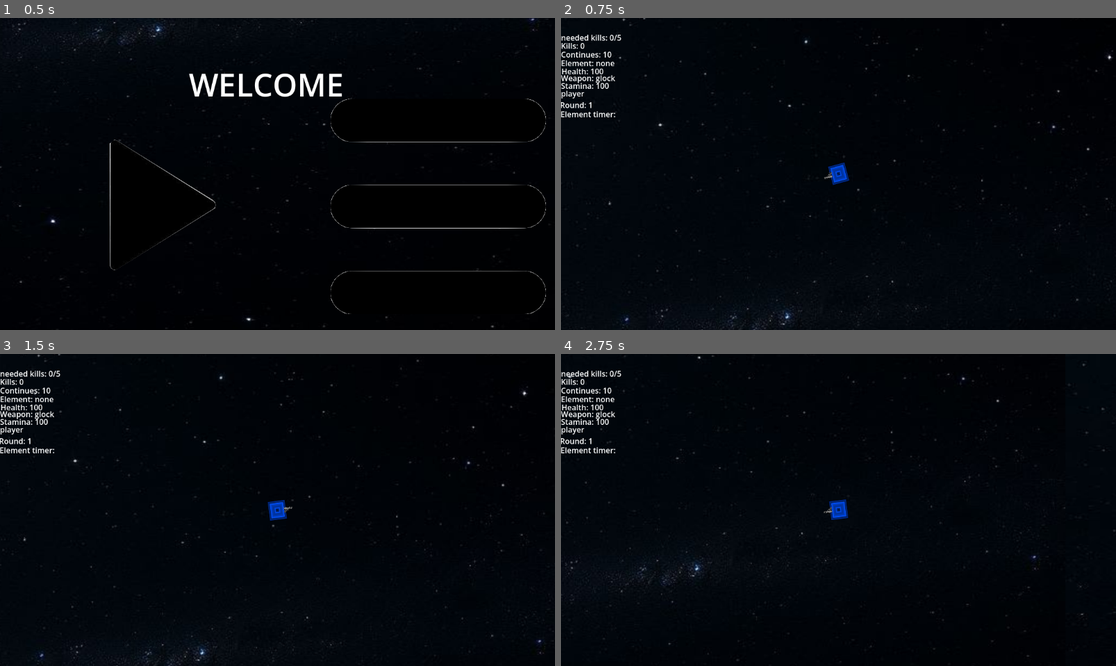
Above: before the commit, frames 1-4 (two rows, left to right).
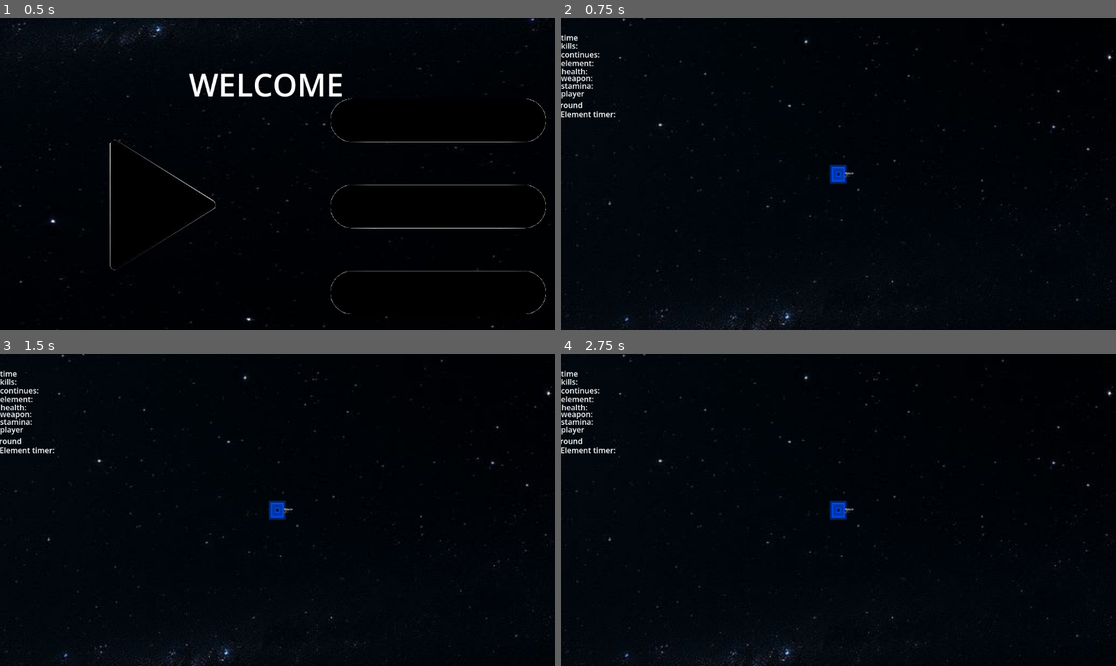
Above: after the commit, the same moments.

Repository: dreaemporer-sketch/menestrate
Game: Godot game, scene res://scenes/starting.tscn
The game is run twice, just before and just after one commit, with the same random seed, the same clock (stepped at 60 frames per second) and the same inputs.
Inputs (mouse positions are in pixels of both pictures, inside the frame that each line leads up to):
- Up to frame 1 (0.5 s): no input
- Up to frame 2 (0.75 s): click (721, 205) at 0.5 s
- Up to frame 3 (1.5 s): tap Enter at 1.25 s; move the mouse to (399, 494) at 1.27 s; hold D (move_right) from 1.28 s (still down); tap Z (play) at 1.35 s
- Up to frame 4 (2.75 s): move the mouse to (727, 525) at 2.02 s; release D (move_right) at 2.03 s; hold S (move_down) from 2.03 s (still down); tap Z (play) at 2.1 s

Frame 1 is identical in both runs. In frame 2, 0.9% of the frame differs, in the area x 0-53%, y 5-54%; in frame 3, 1.5%; in frame 4, 1.7%, in the area x 0-100%, y 0-100%.
Error before the commit: Invalid access to property or key 'GlOCK_FIRE_RATE' on a base object of type 'Node (constant.gd)'. (res://scripts/player.gd:194)
Error after the commit: Parse Error: Function "start_next_round()" not found in base self. (res://scripts/player.gd:468)

Commit message:
continue
i am trying to fix all my errors so that i can fix my orb pathway, the super powers andso and the special bosses.

Diff:
--- a/scenes/player.tscn
+++ b/scenes/player.tscn
@@ -13,6 +13,7 @@
 [ext_resource type="Texture2D" uid="uid://ruy1ikwckp1g" path="res://img/glock.png" id="9_y4r1p"]
 [ext_resource type="Texture2D" uid="uid://b8bxpffar6f5m" path="res://img/shotgun.png" id="10_d2wvv"]
 [ext_resource type="Texture2D" uid="uid://djwm5w6ws4qak" path="res://img/machinegun.png" id="11_d2wvv"]
+[ext_resource type="Script" uid="uid://xsrt0g1x1c1w" path="res://scripts/orb.gd" id="14_f1ej7"]
 
 [sub_resource type="RectangleShape2D" id="RectangleShape2D_g2els"]
 size = Vector2(37, 41)
@@ -77,6 +78,7 @@
 
 [node name="orbspawn" type="Path2D" parent="." unique_id=2047555878]
 curve = SubResource("Curve2D_oprun")
+script = ExtResource("14_f1ej7")
 
 [node name="PathFollow2D" type="PathFollow2D" parent="orbspawn" unique_id=763671669]
 
--- a/scripts/constant.gd
+++ b/scripts/constant.gd
@@ -10,7 +10,16 @@
 const ELEMENT_EARTH = "earth"
 const ELEMENT_LIGHTNING = "lightning"
 const ELEMENT_WIND = "wind"
-
+const ELEMENT_DURATION = 120.0
+const FIRE_DAMAGE = 1
+const FIRE_DURATION = 5.0
+const WATER_DAMAGE = 3
+const EARTH_DAMAGE = 3
+const EARTH_DURATION = 3.0
+const WIND_FREEZE_DURATION = 5
+const LIGHTNING_DAMAGE = 5
+const RESISTANCE_MULTIPLIER = 0.3
+const EFFECTIVENESS_MULTIPLIER = 2.0
 # Weapons
 const WEAPON_GLOCK = "glock"
 const WEAPON_SHOTGUN = "shotgun"
@@ -26,14 +35,23 @@
 const STARTING_HEALTH = 100
 const STARTING_STAMINA = 100
 const STARTING_CONTINUES = 10
+const PLAYER_SPEED = 250
+const CONTINUE_SPEED_LOSS = 10
+const CONTINUE_FIRE_RATE_INCREASE = 0.05
 
 # Enemy
 const DAMAGE_INTERVAL = 3.0
 const BULLET_LIFETIME = 3.0
-
+const STARTING_ENEMIES = 5
+const ENEMY_PER_ROUND = 5
+const ENEMY_SPAWN_DELAY = 1
+const ROUND_HEALTH_INCREASE = 1
 const ELEMENT_FIRE_COLOR = Color(1, 0.2, 0.1)
 const ELEMENT_WATER_COLOR = Color(0.2, 0.5, 1)
 const ELEMENT_EARTH_COLOR = Color(0.6, 0.4, 0.2)
 const ELEMENT_LIGHTNING_COLOR = Color(1, 1, 0.2)
 const ELEMENT_WIND_COLOR = Color(0.3, 1, 0.5)
 const ELEMENT_NONE_COLOR = Color(1, 1, 1)
+# Boss
+
+const BOSS_ROUND_INTERVAL = 5
--- a/scripts/enemy.gd
+++ b/scripts/enemy.gd
@@ -9,6 +9,10 @@
 var resistance = Constant.ELEMENT_NONE
 var player_in_range = false
 var damage_timer = 0.0
+var burn_timer = 0
+var earth_timer = 0
+var wind_frozen = false
+
 
 func _ready():
 	player = get_tree().get_first_node_in_group("player")
@@ -16,6 +20,14 @@
 
 func _physics_process(delta):
 
+	if burn_timer > 0:
+		burn_timer -= delta
+		if burn_timer <= 0 :
+			burn_timer = 0
+	if earth_timer > 0:
+		earth_timer -= delta
+		if earth_timer <= 0:
+			earth_timer - 0
 	if player != null:
 		var direction = (player.global_position - global_position).normalized()
 		velocity = direction * speed
@@ -29,7 +41,7 @@
 
 func take_damage(amount, element = Constant.ELEMENT_NONE):
 	if element == resistance:
-		amount *= 0.3
+		amount *= 0.3asx
 
 	elif element == Constant.ELEMENT_WATER and resistance == Constant.ELEMENT_FIRE:
 		amount *= 2
--- a/scripts/orb.gd
+++ b/scripts/orb.gd
@@ -8,7 +8,8 @@
 	Constant.ELEMENT_LIGHTNING,
 	Constant.ELEMENT_WIND
 ]
-
+@export var speed = 100.0
+var direction = Vector2.RIGHT
 var selected_element = Constant.ELEMENT_FIRE
 
 
@@ -18,11 +19,10 @@
 
 	selected_element = elements.pick_random()
 
+func _physics_process(delta):
+	global_position += direction * speed * delta
 
 func _on_body_entered(body):
-
-	if body.is_in_group("player"):
-
+	if body.is_in_group(Constant.PLAYER_GROUP):
 		body.set_element(selected_element)
-
 		queue_free()
--- a/scripts/player.gd
+++ b/scripts/player.gd
@@ -1,6 +1,6 @@
 extends CharacterBody2D
 
-@export var speed = 250
+@export var speed = Constant.PLAYER_SPEED
 @export var bullet_scene: PackedScene
 
 # BULLET DAMAGE
@@ -73,9 +73,8 @@
 # ELEMENT
 var current_element = Constant.ELEMENT_NONE
 var element_timer = 0.0
-var element_duration = 120.0
 # ROUND SYSTEM
-var enemies_to_kill = 5
+var enemies_to_kill = Constant.STARTING_ENEMIES
 var enemies_killed_this_round = 0
 var enemies_spawned_this_round = 0
 var current_round = 1
@@ -106,9 +105,8 @@
 
 func _physics_process(delta):
 	enemy_spawn_timer += delta
-	var spawn_delay = 1.0
 	if enemies_spawned_this_round < enemies_to_kill:
-		if enemy_spawn_timer >= spawn_delay:
+		if enemy_spawn_timer >= Constant.ENEMY_SPAWN_DELAY:
 
 			spawn_enemy()
 
@@ -123,8 +121,8 @@
 		if element_timer <= 0:
 
 			current_element = "none"
-	if current_round in [5, 10, 15, 20, 25]:
-		if boss_spawned == false:
+	if current_round % Constant.BOSS_ROUND_INTERVAL ==0:
+		if not boss_spawned:
 			spawn_boss()
 			boss_spawned = true
 	if current_round % 5 == 0:
@@ -191,8 +189,8 @@
 
 		Constant.WEAPON_GLOCK:
 			glock.visible = true
-			fire_rate = Constant.GlOCK_FIRE_RATE
-			bullet_damage = Constant.GlOCK_DAMAGE
+			fire_rate = Constant.GLOCK_FIRE_RATE
+			bullet_damage = Constant.GLOCK_DAMAGE
 
 
 		Constant.WEAPON_SHOTGUN:
@@ -302,7 +300,7 @@
 		enemies.append(earth_enemy_scene)
 	var enemy = enemies.pick_random().instantiate()
 
-	enemy.health += current_round - 1
+	enemy.health += (current_round - 1) * Constant.ROUND_HEALTH_INCREASE
 
 	enemy_spawn.progress_ratio = randf()
 
@@ -330,10 +328,8 @@
 # =========================
 
 func set_element(element):
-
 	current_element = element
-
-	element_timer = element_duration
+	element_timer = Constant.ELEMENT_DURATION
 
 
 # =========================
@@ -369,7 +365,7 @@
 func continue_game():
 	health=Constant.STARTING_HEALTH
 	stamina = Constant.STARTING_STAMINA
-	speed -= 10
+	speed -= Constant.CONTINUE_SPEED_LOSS
 	fire_rate += 0.05
 	global_position = Vector2.ZERO
 
@@ -469,9 +465,10 @@
 func enemy_killed():
 	enemies_killed_this_round += 1
 	if enemies_killed_this_round>=enemies_to_kill:
-		current_round+=1
-		enemies_to_kill+=5
-		enemies_killed_this_round=0
-		enemies_spawned_this_round = 0
-		orb_spawned_this_round = false
-		boss_spawned = false
+		start_next_round()
+
+func start_new_round():
+	current_round +=1
+	enemies_to_kill += Constant.ENEMY_PER_ROUND
+	enemies_killed_this_round =0
+	enemies_spawned_this_round= 0
Not shown: 1 places in scenes/player.tscn that only renumber resources
